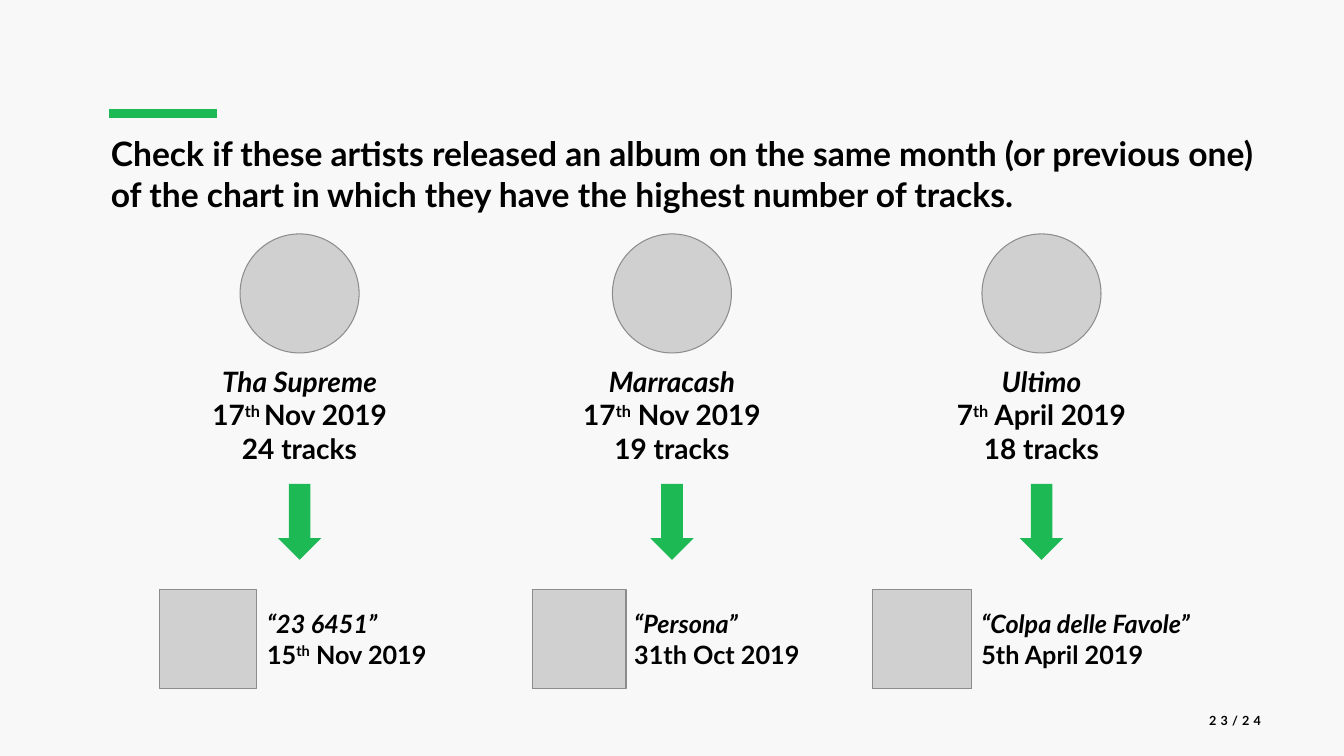
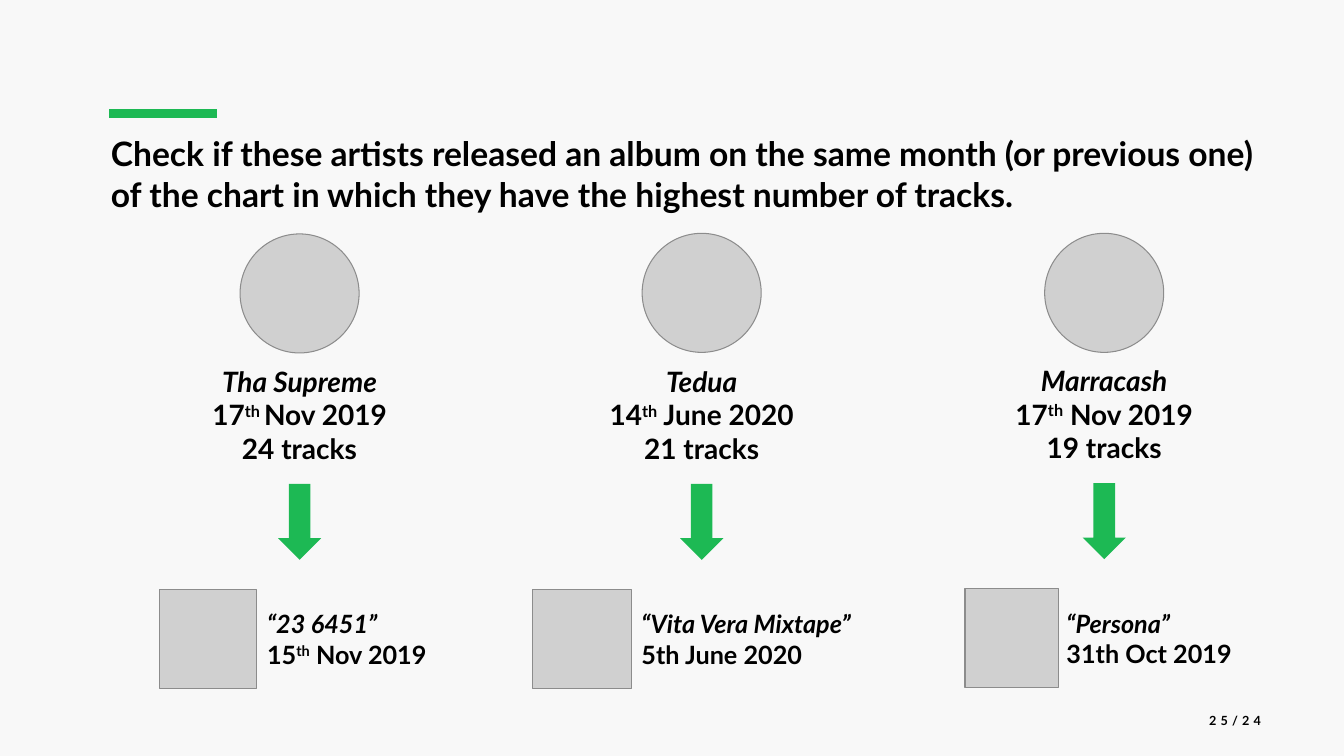
Before and after one commit to luca-martinelli-09/spotify-pg, a slide deck: slide 25 of slides/Spotify_Presentation.pptx (slide 23 before the commit). Drawn at 1344x756 pixels with LibreOffice and Linux fonts; fonts in the diff are those of the drawing; grey boxes stand for pictures. Boxes give left, top, right and bottom in pixels: in the first picture for what was removed or moved away, otherwise in the second. Text is boxed around its words. In the diff, an @@ line names an element or a change of style, - is before the commit and + after.

Commit message:
new slides

```diff
--- a/slides/Spotify_Presentation.pptx
+++ b/slides/Spotify_Presentation.pptx
@@ picture added at [642,233,761,352] @@
@@ picture removed at [982,234,1101,353] @@
@@ picture: place and size @@
-picture at [613,234,732,353]
+picture at [1045,233,1164,352]
@@ text at [644,371,794,460]: text changed @@
-Ultimo
-7th April 2019
-18 tracks
+Tedua
+14th June 2020
+21 tracks
@@ right arrow: place and size @@
-right arrow at [1020,484,1064,560]
+right arrow at [680,484,723,560]
@@ 2 texts, 1 right arrow: place and size @@
-2 texts, 1 right arrow at [609,371,799,665]
+2 texts, 1 right arrow at [1041,370,1231,664]
@@ picture added at [532,590,631,689] @@
@@ picture removed at [873,590,972,689] @@
@@ picture: place and size @@
-picture at [533,590,626,689]
+picture at [965,589,1058,688]
@@ text at [641,613,851,665]: text changed @@
-“Colpa delle Favole”
-5th April 2019
+“Vita Vera Mixtape”
+5th June 2020
@@ page number at [1209,715,1261,726]: text changed @@
-23/24
+25/24
```
Also in this commit, not shown: 4 other slides changed, 3 slides added, 2 slides removed, 1 other file.
